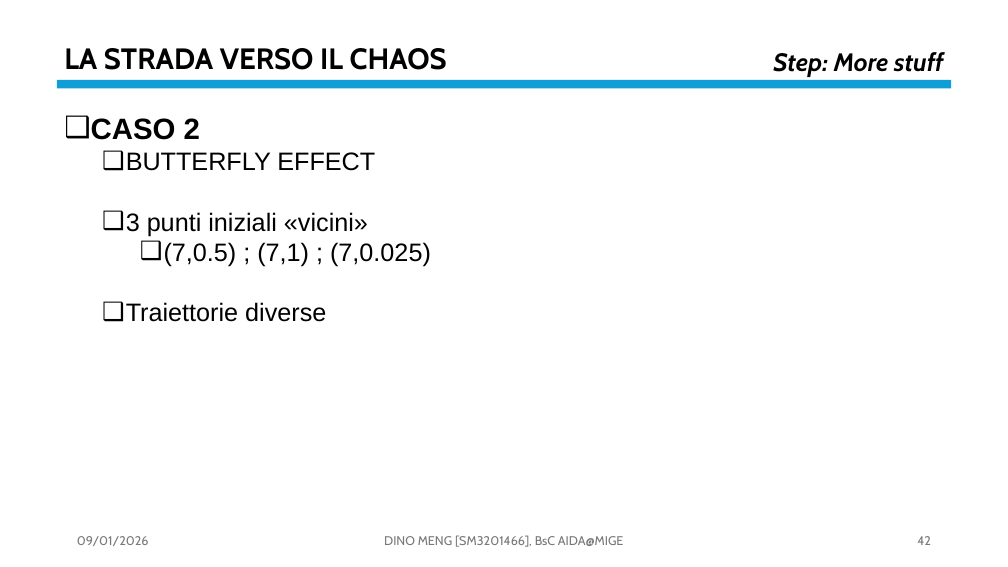
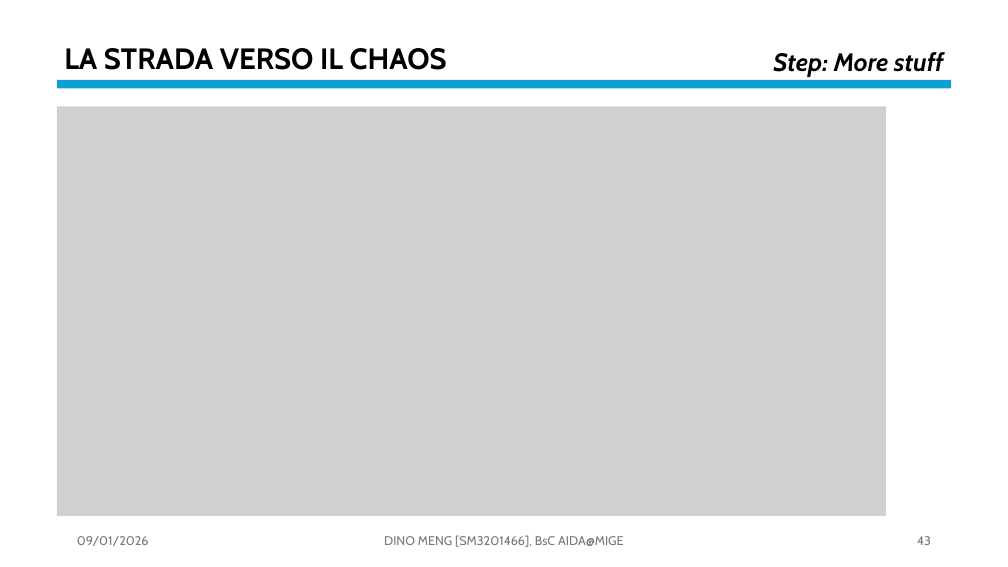
Before and after one commit to OdinMeng/AIDA-UNIVERSITY-NOTES-2025-2026, a slide deck: slide 43 of Complex Systems/project/PresentationPROJECTSM3201466.pptx (slide 42 before the commit). Drawn at 1008x567 pixels with LibreOffice and Linux fonts; fonts in the diff are those of the drawing; grey boxes stand for pictures. Boxes give left, top, right and bottom in pixels: in the first picture for what was removed or moved away, otherwise in the second. Text is boxed around its words. In the diff, an @@ line names an element or a change of style, - is before the commit and + after.

```diff
--- a/Complex Systems/project/PresentationPROJECTSM3201466.pptx
+++ b/Complex Systems/project/PresentationPROJECTSM3201466.pptx
@@ picture added at bbox=[57, 107, 886, 516] @@
@@ text removed at bbox=[91, 118, 431, 322] @@
-❑ CASO 2
-  ❑ BUTTERFLY EFFECT
-  ❑ 3 punti iniziali «vicini»
-    ❑ (7,0.5) ; (7,1) ; (7,0.025)
-  ❑ Traiettorie diverse
@@ page number at bbox=[917, 536, 931, 545]: text changed @@
-42
+43
```
Also in this commit, not shown: 5 other slides changed, 1 slide added, 4 other files.
